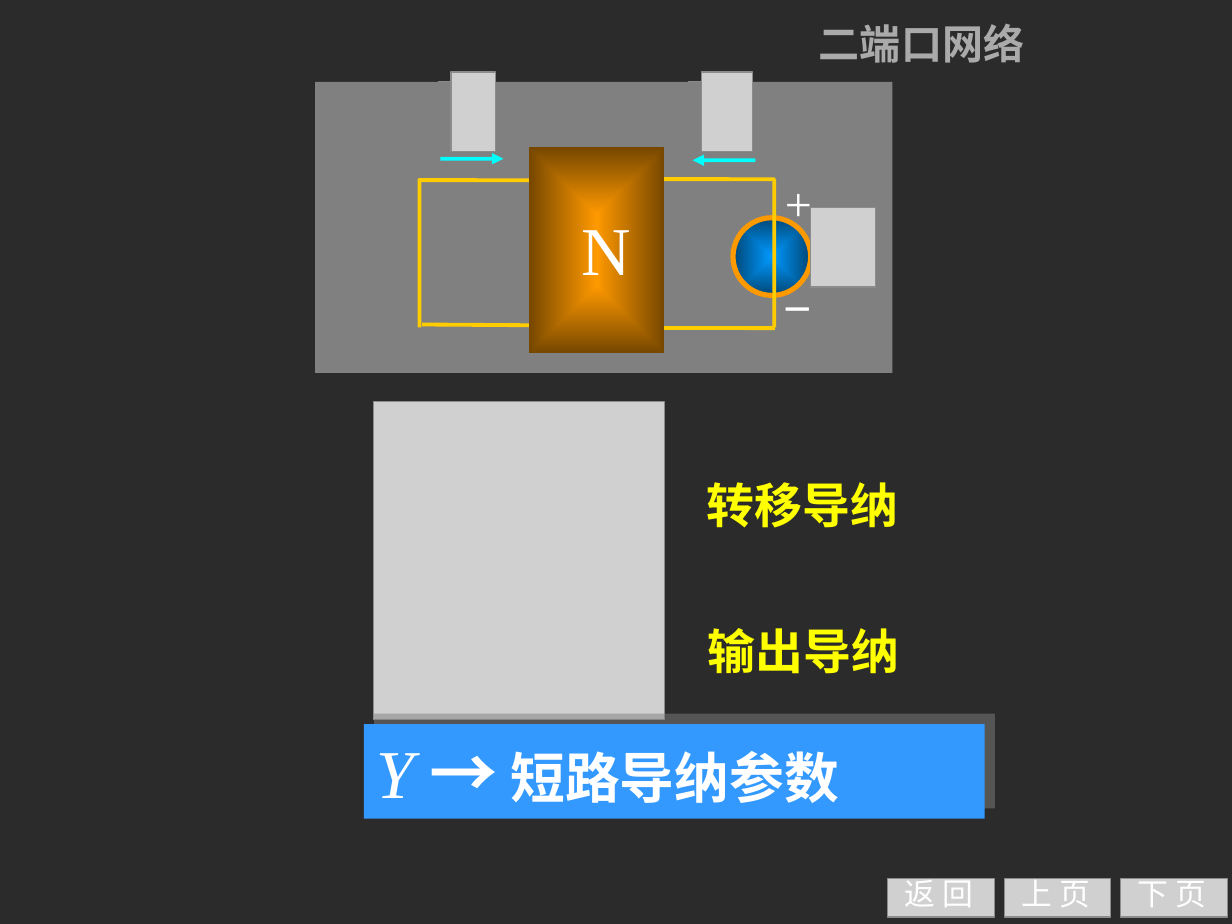
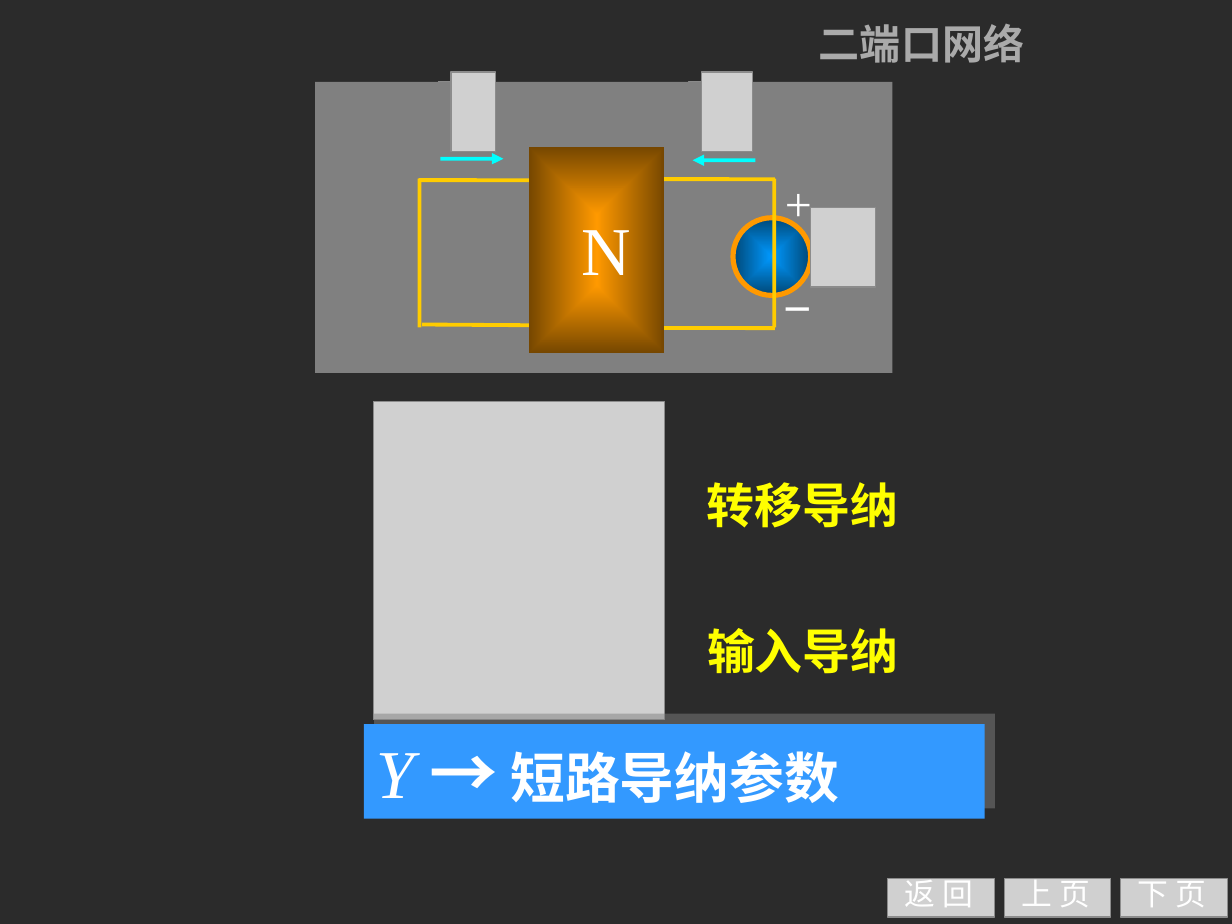
Before and after one commit to Ashington258/Circuit_analysis, a slide deck: slide 13 of 0-0课本及其资料/PPT/第16章.ppt. Drawn at 1232x924 pixels with LibreOffice and Linux fonts; fonts in the diff are those of the drawing; grey boxes stand for pictures; background and template pictures are left out; a plain dark background stands for a picture behind light text. Boxes give left, top, right and bottom in pixels: in the first picture for what was removed or moved away, otherwise in the second. Text is boxed around its words. In the diff, an @@ line names an element or a change of style, - is before the commit and + after.

```diff
--- a/0-0课本及其资料/PPT/第16章.ppt
+++ b/0-0课本及其资料/PPT/第16章.ppt
@@ text at <box>707,628,898,674</box>: text changed @@
-输出导纳
+输入导纳
```
Also in this commit, not shown: 14 other slides changed, 34 other files.
